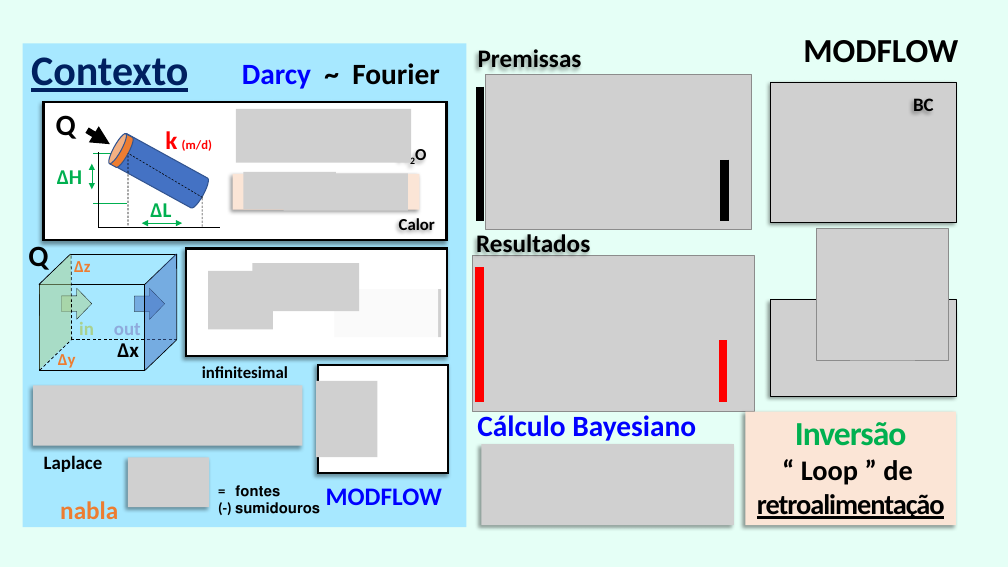
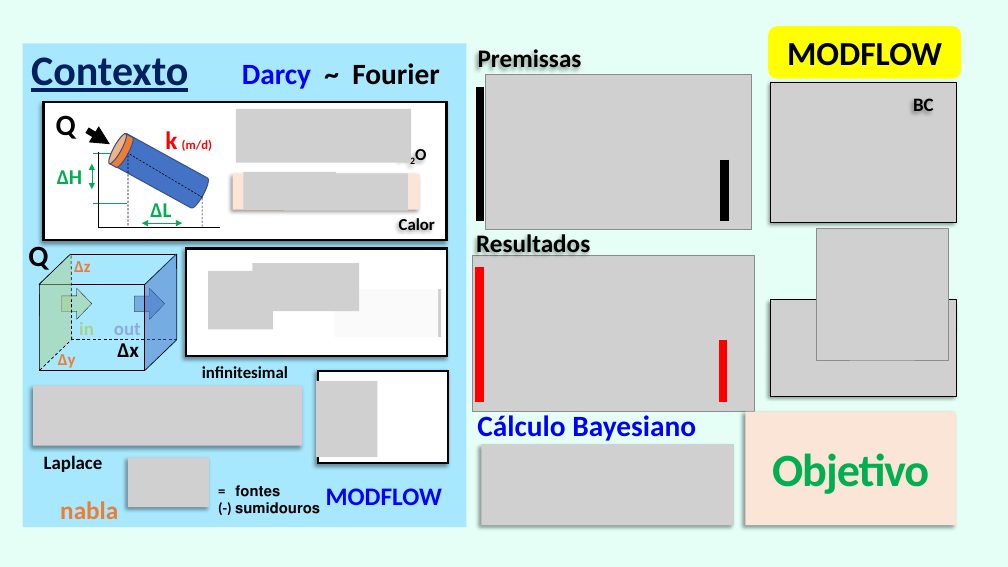
Before and after one commit to grossiRM/AM_FEG, a slide deck: slide 9 of Plano_V02_iii_AM_FEG/d_Topicos Especiais - Introducao a Manufatura Aditiva para Metais.pptx. Drawn at 1008x567 pixels with LibreOffice and Linux fonts; fonts in the diff are those of the drawing; grey boxes stand for pictures. Boxes give left, top, right and bottom in pixels: in the first picture for what was removed or moved away, otherwise in the second. Text is boxed around its words. In the diff, an @@ line names an element or a change of style, - is before the commit and + after.

```diff
--- a/Plano_V02_iii_AM_FEG/d_Topicos Especiais - Introducao a Manufatura Aditiva para Metais.pptx
+++ b/Plano_V02_iii_AM_FEG/d_Topicos Especiais - Introducao a Manufatura Aditiva para Metais.pptx
@@ rounded rectangle "MODFLOW": place and size @@
-rounded rectangle "MODFLOW" at (803,40,958,63)
+rounded rectangle "MODFLOW" at (768,26,961,79)
@@ rounded rectangle "MODFLOW" at (768,26,961,79): alignment right to centre; vertical alignment top to middle; fill none to #FFFF00 @@
@@ rectangle: place and size @@
-rectangle at (318,365,448,473)
+rectangle at (318,371,448,464)
@@ rectangle "Objetivo" at (746,412,957,526): vertical alignment top to middle @@
@@ text in rectangle at (772,453,929,494): text changed; size 27 to 44 pt; text colour #000000 to #00B050 @@
-Inversão
-“ Loop ” de
-retroalimentação
+Objetivo
```
Also in this commit, not shown: 10 other slides changed, 1 other file.
